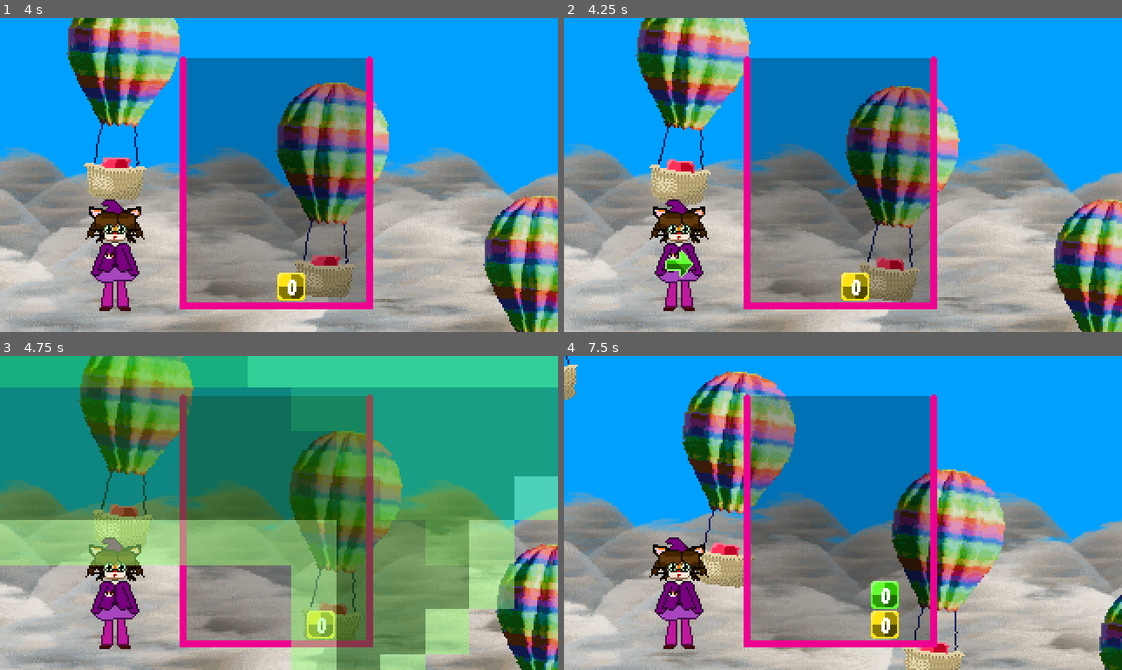
Above: before the commit, frames 1-4 (two rows, left to right).
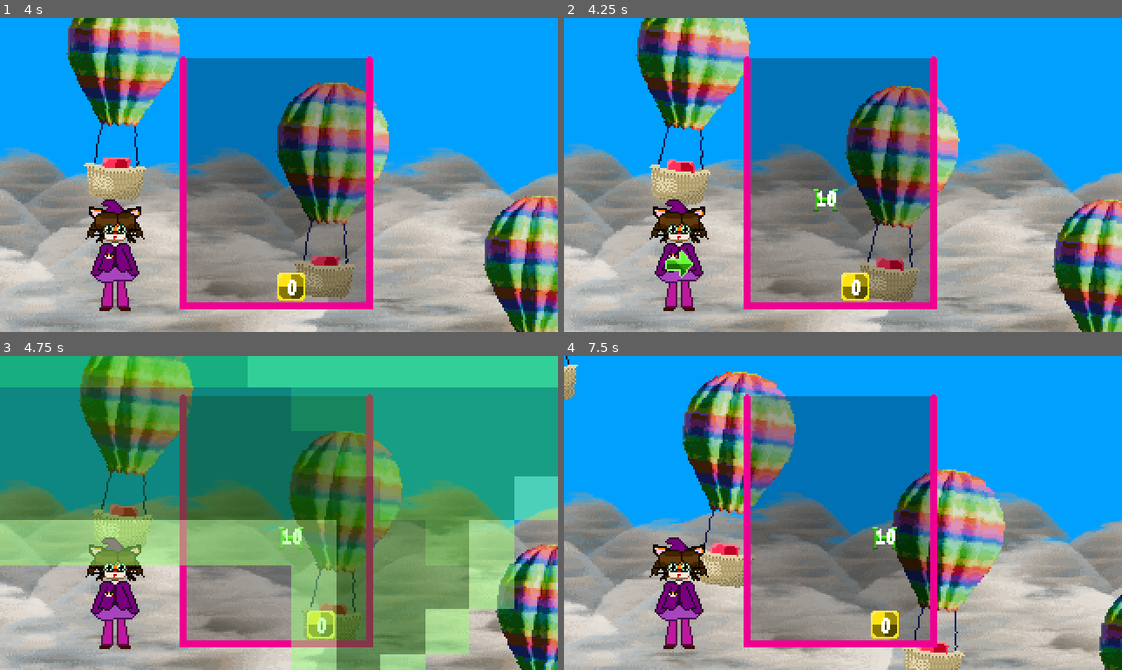
Above: after the commit, the same moments.

Repository: HuskyGameDev/2025f-team2
Game: Godot game, scene res://Scenes/TestScenes/MainMenu.tscn
The game is run twice, just before and just after one commit, with the same random seed, the same clock (stepped at 60 frames per second) and the same inputs.
Inputs:
- Up to frame 1 (4 s): click "Play Game" at 0.5 s; hold Right (right) 1.28-2.03 s; hold Z (release) 1.28-2.03 s; hold Down (down) 2.03-2.78 s; tap R (reroll) at 2.1, 3.6 s; hold Right (right) 2.78-3.53 s; hold Z (release) 2.78-3.53 s; hold Up (up) from 3.53 s (still down)
- Up to frame 2 (4.25 s): keep holding Up (up)
- Up to frame 3 (4.75 s): release Up (up) at 4.28 s; hold Left (left) from 4.28 s (still down); hold Z (release) from 4.28 s (still down)
- Up to frame 4 (7.5 s): release Z (release) at 5.03 s; tap R (reroll) at 5.1, 6.6 s; release Left (left) at 5.78 s; hold Down (down) 5.78-6.53 s; hold Z (release) 5.78-6.53 s; hold Right (right) 6.53-7.28 s; hold Up (up) from 7.28 s (still down); hold Z (release) from 7.28 s (still down)

Frame 1 is identical in both runs. In frame 2, 0.2% of the frame differs, in the area x 44-50%, y 54-62%; in frame 3, 0.2%; in frame 4, 0.6%, in the area x 55-60%, y 54-81%.

Commit message:
Enemy Merge (static and painter are buggy)

Diff:
--- a/Scripts/Gameplay/BoxHandler.gd
+++ b/Scripts/Gameplay/BoxHandler.gd
@@ -1,15 +1,13 @@
 extends Sprite2D
 class_name BoxHandler
 
-enum BlockColor{Green, Red, Yellow}
-
-enum BlockType{Block, Arrow, Indestructible, Enemy }
+enum BlockColor { Green, Red, Yellow }
+enum BlockType { Block, Arrow, Indestructible, Enemy }
 
 @export var palletes : Array[Material]
 
 var blockValue : int = 0
 var levelGrid : LevelGrid
-
 var bPosition : Vector2i
 
 var bColor : BlockColor = BlockColor.Green
@@ -18,30 +16,37 @@
 var placed : bool
 var floating : bool = true
 
+signal on_placed
+signal on_enemy_collide
+
 func _ready() -> void:
-	if palletes.is_empty():
-		push_error("BoxHandler: palletes array is empty!")
-		return
-
-	var safe_index: int = clamp(int(bColor), 0, palletes.size() - 1)
-	material = palletes[safe_index]
+	if palletes == null or palletes.size() == 0:
+		push_warning("BoxHandler: palletes is empty or null.")
+	else:
+		var safe_index: int = clamp(int(bColor), 0, palletes.size() - 1)
+		material = palletes[safe_index]
 	_updateBoxText()
 
 func _onFallTick():
 	if floating:
 		return
 	if bType == BlockType.Block:
-		if levelGrid.get_all_blocks_in_board().find(self) == -1:
-			print("father help "+ str(bColor) + " " + str(blockValue))
-		levelGrid.setPositionOfBlockOnBoard(self)
+		if levelGrid != null and levelGrid.get_all_blocks_in_board().find(self) == -1:
+			# debugging fallback
+			print("BoxHandler: not found in board list: color=", str(bColor), " value=", str(blockValue))
+		if levelGrid != null:
+			levelGrid.setPositionOfBlockOnBoard(self)
 		if blockValue >= 20:
-			var explo = $Explosion
-			remove_child(explo)
-			get_parent().add_child(explo)
-			explo.position = position
-			explo.emitting = true
-			levelGrid.explode(self)
-	if bPosition.y-1 >= 0:
+			if has_node("Explosion"):
+				var explo = $Explosion
+				if explo != null:
+					remove_child(explo)
+					get_parent().add_child(explo)
+					explo.position = position
+					explo.emitting = true
+			if levelGrid != null:
+				levelGrid.explode(self)
+	if bPosition.y - 1 >= 0 and levelGrid != null:
 		if levelGrid.blocks[bPosition.y-1][bPosition.x] == null:
 			placed = false
 		elif levelGrid.blocks[bPosition.y-1][bPosition.x] != null:
@@ -52,29 +57,27 @@
 	levelGrid.moveBlockDown(self, levelGrid.active_block == self)
 
 func _updateBoxText():
-	$Label.text = str(blockValue)
+	if has_node("Label"):
+		$Label.text = str(blockValue)
 
 func _set_color(col: int):
-	if palletes.is_empty():
-		push_error("BoxHandler: palletes array is empty!")
-		return
-
+	@warning_ignore("int_as_enum_without_cast")
 	bColor = col
-	var safe_index: int = clamp(int(bColor), 0, palletes.size() - 1)
-	if safe_index >= palletes.size():
-		push_error("BoxHandler: color index out of range (" + str(safe_index) + ")")
-		return
-
-	material = palletes[safe_index]
+	if palletes != null and palletes.size() > 0:
+		var safe_index: int = clamp(int(bColor), 0, palletes.size() - 1)
+		material = palletes[safe_index]
 
 func _addToBlock():
 	blockValue += 1
 	_updateBoxText()
 
 func mergeBox(downBlock:BoxHandler):
+	if downBlock == null:
+		return
 	downBlock.blockValue += blockValue
 	downBlock._updateBoxText()
-	levelGrid.blocks[bPosition.y][bPosition.x] = null
+	if levelGrid != null:
+		levelGrid.blocks[bPosition.y][bPosition.x] = null
 	queue_free()
 
 func moveDown(control : bool = true):
@@ -83,85 +86,93 @@
 		if control:
 			levelGrid.next_block()
 		return
-	if levelGrid.blocks[bPosition.y-1][bPosition.x] != null:
-		if levelGrid.blocks[bPosition.y-1][bPosition.x].bType == BlockType.Indestructible:
+
+	var below = levelGrid.blocks[bPosition.y - 1][bPosition.x]
+	if below != null:
+		# --- Enemy collision ---
+		if below.bType == BlockType.Enemy:
+			# call enemy collision logic (enemy will handle color check/damage)
+			if below.has_method("on_block_collision"):
+				below.on_block_collision(self)
+			# ensure this block is finalized so filler/next block can proceed
+			if has_signal("on_enemy_collide"):
+				emit_signal("on_enemy_collide")
+			await levelGrid.place_block(self)
+			if control:
+				levelGrid.next_block()
+			if has_signal("on_placed"):
+				emit_signal("on_placed")
+			return
+
+		# --- Indestructible handling ---
+		if below.bType == BlockType.Indestructible:
 			if control:
 				await levelGrid.place_block(self)
 				levelGrid.next_block()
-			return
-		elif levelGrid.blockCheck(levelGrid.blocks[bPosition.y][bPosition.x], levelGrid.blocks[bPosition.y-1][bPosition.x]):
-			levelGrid.mergeBlocks(levelGrid.blocks[bPosition.y][bPosition.x], levelGrid.blocks[bPosition.y-1][bPosition.x])
-			if control:
-				levelGrid.next_block()
+			if has_signal("on_placed"):
+				emit_signal("on_placed")
+			return
+
+		# --- Merge handling ---
+		elif levelGrid.blockCheck(levelGrid.blocks[bPosition.y][bPosition.x], below):
+			levelGrid.mergeBlocks(levelGrid.blocks[bPosition.y][bPosition.x], below)
+			if control:
+				levelGrid.next_block()
+			if has_signal("on_placed"):
+				emit_signal("on_placed")
+			return
+
+		# --- Normal stop ---
 		else:
 			if control:
 				await levelGrid.place_block(self)
 				levelGrid.next_block()
-		return
-	#move Block Downwards
-	if bType != BlockType.Arrow:
-		levelGrid.blocks[bPosition.y][bPosition.x] = null
-		bPosition.y -= 1
-		levelGrid.blocks[bPosition.y][bPosition.x] = self
-		levelGrid.setPositionOfBlockOnBoard(self)
-		return
-	else:
-		bPosition.y -= 1
-		levelGrid.setPositionOfBlockOnBoard(self)
-		return
-
+			if has_signal("on_placed"):
+				emit_signal("on_placed")
+			return
+
+	# --- Move Down if empty ---
+	levelGrid.blocks[bPosition.y][bPosition.x] = null
+	bPosition.y -= 1
+	levelGrid.blocks[bPosition.y][bPosition.x] = self
+	levelGrid.setPositionOfBlockOnBoard(self)
+	await get_tree().create_timer(0.25).timeout
+	if levelGrid.blocks[bPosition.y - 1][bPosition.x] == null:
+		placed = false
 
 func moveLeft(merge : bool = false):
 	if (bPosition.x - 1) < 0:
 		return
-	if levelGrid.blocks[bPosition.y][bPosition.x-1] != null:
+	if levelGrid.blocks[bPosition.y][bPosition.x - 1] != null:
 		if merge:
-			if levelGrid.blocks[bPosition.y][bPosition.x-1].bType == BlockType.Indestructible:
+			if levelGrid.blocks[bPosition.y][bPosition.x - 1].bType == BlockType.Indestructible:
 				return
-			if levelGrid.blockCheck(levelGrid.blocks[bPosition.y][bPosition.x], levelGrid.blocks[bPosition.y][bPosition.x-1]):
-				levelGrid.mergeBlocks(levelGrid.blocks[bPosition.y][bPosition.x], levelGrid.blocks[bPosition.y][bPosition.x-1])
-			return
-		else:
-			return
-	#move Block Left
-	if bType != BlockType.Arrow:
-		levelGrid.blocks[bPosition.y][bPosition.x] = null
-		bPosition.x -= 1
-		levelGrid.blocks[bPosition.y][bPosition.x] = self
-		levelGrid.setPositionOfBlockOnBoard(self)
-		return
-	else:
-		bPosition.x -= 1
-		levelGrid.setPositionOfBlockOnBoard(self)
-		return
+			if levelGrid.blockCheck(levelGrid.blocks[bPosition.y][bPosition.x], levelGrid.blocks[bPosition.y][bPosition.x - 1]):
+				levelGrid.mergeBlocks(levelGrid.blocks[bPosition.y][bPosition.x], levelGrid.blocks[bPosition.y][bPosition.x - 1])
+		return
+	levelGrid.blocks[bPosition.y][bPosition.x] = null
+	bPosition.x -= 1
+	levelGrid.blocks[bPosition.y][bPosition.x] = self
+	levelGrid.setPositionOfBlockOnBoard(self)
 
 func moveRight(merge : bool = false):
 	if (bPosition.x + 1) > levelGrid.grid_size.x - 1:
 		return
-	if levelGrid.blocks[bPosition.y][bPosition.x+1] != null:
+	if levelGrid.blocks[bPosition.y][bPosition.x + 1] != null:
 		if merge:
-			if levelGrid.blocks[bPosition.y][bPosition.x+1].bType == BlockType.Indestructible:
+			if levelGrid.blocks[bPosition.y][bPosition.x + 1].bType == BlockType.Indestructible:
 				return
-			if levelGrid.blockCheck(levelGrid.blocks[bPosition.y][bPosition.x], levelGrid.blocks[bPosition.y][bPosition.x+1]):
-				levelGrid.mergeBlocks(levelGrid.blocks[bPosition.y][bPosition.x], levelGrid.blocks[bPosition.y][bPosition.x+1])
-			return
-		else:
-			return
-	#move Block Right
-	if bType != BlockType.Arrow:
-		levelGrid.blocks[bPosition.y][bPosition.x] = null
-		bPosition.x += 1
-		levelGrid.blocks[bPosition.y][bPosition.x] = self
-		levelGrid.setPositionOfBlockOnBoard(self)
-		return
-	else:
-		bPosition.x += 1
-		levelGrid.setPositionOfBlockOnBoard(self)
-		return
+			if levelGrid.blockCheck(levelGrid.blocks[bPosition.y][bPosition.x], levelGrid.blocks[bPosition.y][bPosition.x + 1]):
+				levelGrid.mergeBlocks(levelGrid.blocks[bPosition.y][bPosition.x], levelGrid.blocks[bPosition.y][bPosition.x + 1])
+		return
+	levelGrid.blocks[bPosition.y][bPosition.x] = null
+	bPosition.x += 1
+	levelGrid.blocks[bPosition.y][bPosition.x] = self
+	levelGrid.setPositionOfBlockOnBoard(self)
 
 func hardDrop():
-	var y =  bPosition.y
-	while(y >= 0):
+	var y = bPosition.y
+	while y >= 0:
 		if y == 0:
 			levelGrid.blocks[bPosition.y][bPosition.x] = null
 			bPosition.y = y
@@ -169,35 +180,56 @@
 			levelGrid.setPositionOfBlockOnBoard(self)
 			await levelGrid.place_block(self)
 			levelGrid.next_block()
-			return
-		if (levelGrid.blocks[y-1][bPosition.x] == null):
+			emit_signal("on_placed")
+			return
+		if (levelGrid.blocks[y - 1][bPosition.x] == null):
 			y -= 1
-		elif levelGrid.blocks[y-1][bPosition.x].bType == BlockType.Arrow:
+			continue
+		if levelGrid.blocks[y - 1][bPosition.x].bType == BlockType.Arrow:
 			y -= 1
-		elif levelGrid.blocks[y-1][bPosition.x].bType == BlockType.Indestructible:
+			continue
+		if levelGrid.blocks[y - 1][bPosition.x].bType == BlockType.Indestructible:
 			levelGrid.blocks[bPosition.y][bPosition.x] = null
 			bPosition.y = y
 			levelGrid.blocks[bPosition.y][bPosition.x] = self
 			levelGrid.setPositionOfBlockOnBoard(self)
 			await levelGrid.place_block(self)
 			levelGrid.next_block()
+			emit_signal("on_placed")
+			return
+		if levelGrid.blocks[y - 1][bPosition.x].bType == BlockType.Enemy:
+			var enemy = levelGrid.blocks[y - 1][bPosition.x]
+			if enemy.has_method("on_block_collision"):
+				enemy.on_block_collision(self)
+			emit_signal("on_enemy_collide")
+			await levelGrid.place_block(self)
+			levelGrid.next_block()
+			emit_signal("on_placed")
+			return
+		# merge or place at landing spot
+		if levelGrid.blockCheck(levelGrid.blocks[bPosition.y][bPosition.x], levelGrid.blocks[y - 1][bPosition.x]):
+			levelGrid.mergeBlocks(levelGrid.blocks[bPosition.y][bPosition.x], levelGrid.blocks[y - 1][bPosition.x])
+			levelGrid.next_block()
+			emit_signal("on_placed")
 			return
 		else:
-			if levelGrid.blockCheck(levelGrid.blocks[bPosition.y][bPosition.x], levelGrid.blocks[y-1][bPosition.x]):
-				levelGrid.mergeBlocks(levelGrid.blocks[bPosition.y][bPosition.x], levelGrid.blocks[y-1][bPosition.x])
-				levelGrid.next_block()
-				return
-			else:
-				levelGrid.blocks[bPosition.y][bPosition.x] = null
-				bPosition.y = y
-				levelGrid.blocks[bPosition.y][bPosition.x] = self
-				levelGrid.setPositionOfBlockOnBoard(self)
-				await levelGrid.place_block(self)
-				levelGrid.next_block()
-				return
+			levelGrid.blocks[bPosition.y][bPosition.x] = null
+			bPosition.y = y
+			levelGrid.blocks[bPosition.y][bPosition.x] = self
+			levelGrid.setPositionOfBlockOnBoard(self)
+			await levelGrid.place_block(self)
+			levelGrid.next_block()
+			emit_signal("on_placed")
+			return
+
+func _safe_remove_from_grid():
+	if levelGrid != null:
+		levelGrid.blocks[bPosition.y][bPosition.x] = null
+	call_deferred("queue_free")
 
 func placeBlock():
 	placed = true
+	emit_signal("on_placed")
 
 func onAdd():
 	placed = false
--- a/Scripts/Gameplay/EnemyHandler.gd
+++ b/Scripts/Gameplay/EnemyHandler.gd
@@ -8,15 +8,22 @@
 
 var health: int = 0
 var action_timer: Timer
-@export var color_index: int = 0  # block color
+
+# Use the shared palletes from BoxHandler (palletes)
+@export var color_index: int = 0
 
 func _init() -> void:
+	# mark as enemy block so other systems know
 	bType = BlockType.Enemy
 	placed = true
 	floating = false
 
 func _ready() -> void:
-	# just setup the timer here
+	# pick health randomly if not already set
+	health = randi_range(min_health, max_health)
+	_update_label()
+
+	# setup action timer (enemies act periodically)
 	action_timer = Timer.new()
 	action_timer.one_shot = false
 	action_timer.wait_time = randf_range(action_min_seconds, action_max_seconds)
@@ -24,10 +31,22 @@
 	add_child(action_timer)
 	action_timer.start()
 
+	# ensure palette color applied if palletes present
+	if palletes != null and palletes.size() > 0:
+		var safe_idx = clamp(color_index, 0, palletes.size() - 1)
+		material = palletes[safe_idx]
+
+	# register in the grid if assigned already
+	if levelGrid != null and bPosition != null:
+		if bPosition.y >= 0 and bPosition.y < levelGrid.grid_size.y and bPosition.x >= 0 and bPosition.x < levelGrid.grid_size.x:
+			levelGrid.blocks[bPosition.y][bPosition.x] = self
+			levelGrid.setPositionOfBlockOnBoard(self)
+
 func _on_action_timer_timeout() -> void:
 	on_enemy_turn()
 
 func on_enemy_turn() -> void:
+	# default does nothing — subclasses override
 	pass
 
 func _update_label() -> void:
@@ -38,37 +57,85 @@
 	health -= dmg
 	_update_label()
 	if health <= 0:
-		if levelGrid != null and bPosition != null:
+		_remove_self_from_grid()
+
+func _remove_self_from_grid() -> void:
+	if levelGrid != null and bPosition != null:
+		if bPosition.y >= 0 and bPosition.y < levelGrid.grid_size.y and bPosition.x >= 0 and bPosition.x < levelGrid.grid_size.x:
 			if levelGrid.blocks[bPosition.y][bPosition.x] == self:
 				levelGrid.blocks[bPosition.y][bPosition.x] = null
-		queue_free()
+	call_deferred("queue_free")
 
 func _set_color(index: int) -> void:
 	color_index = index
-	if palletes.size() == 0:
-		push_warning("No palette assigned to enemy!")
+	if palletes == null or palletes.size() == 0:
+		push_warning("EnemyHandler: palletes not set.")
 		return
-	if index < 0 or index >= palletes.size():
-		index = 0
-	material = palletes[index]
+	var safe = clamp(index, 0, palletes.size() - 1)
+	material = palletes[safe]
 
-# Spawn in the grid
+# Called by LevelManager (or LevelGrid) to place enemy in grid and choose color
 func spawn_in_grid(grid: LevelGrid, pos: Vector2i, col_idx: int = -1) -> void:
 	if grid == null:
 		push_error("spawn_in_grid: grid is null")
 		return
-
 	levelGrid = grid
 
-	if col_idx == -1:
-		col_idx = randi_range(0, palletes.size()-1)
-	color_index = col_idx
-	_set_color(color_index)
+	# choose color if not specified
+	if palletes == null or palletes.size() == 0:
+		# try to safely pull palletes from the block scene if possible
+		if grid.block_node != null:
+			var tmp = grid.block_node.instantiate()
+			if "palletes" in tmp:
+				palletes = tmp.palletes
+			if is_instance_valid(tmp):
+				tmp.queue_free()
+
+	if col_idx == -1 and palletes != null and palletes.size() > 0:
+		col_idx = randi_range(0, palletes.size() - 1)
+	elif col_idx == -1:
+		col_idx = 0
+
+	_set_color(col_idx)
 
 	bPosition = pos
-	grid.blocks[bPosition.y][bPosition.x] = self
-	grid.setPositionOfBlockOnBoard(self)
+	placed = true
+	floating = false
 
-	# random health
+	# register and set transform
+	if bPosition.y >= 0 and bPosition.y < grid.grid_size.y and bPosition.x >= 0 and bPosition.x < grid.grid_size.x:
+		grid.blocks[bPosition.y][bPosition.x] = self
+		grid.setPositionOfBlockOnBoard(self)
+
+	# randomize health on spawn
 	health = randi_range(min_health, max_health)
 	_update_label()
+
+# Called by BoxHandler when a block collides with this enemy
+func on_block_collision(block: BoxHandler) -> void:
+	if block == null or not is_instance_valid(block):
+		return
+
+	# If colors don't match, do nothing special - BoxHandler will place the block as usual.
+	if block.bColor != int(color_index):
+		return
+
+	# same-color interaction: exchange damage similar to earlier branch logic.
+	var block_val : int = block.blockValue
+	if block_val == null:
+		return
+
+	if block_val > health:
+		# block survives with reduced value
+		block.blockValue = block_val - health
+		block._updateBoxText()
+		_remove_self_from_grid()
+	elif block_val < health:
+		# enemy takes damage and survives; block is removed
+		health -= block_val
+		_update_label()
+		block._safe_remove_from_grid()
+	else:
+		# equal -> both removed
+		block._safe_remove_from_grid()
+		_remove_self_from_grid()
--- a/Scripts/Gameplay/FloaterEnemy.gd
+++ b/Scripts/Gameplay/FloaterEnemy.gd
@@ -1,12 +1,22 @@
 extends EnemyHandler
 class_name FloaterEnemy
 
-func on_enemy_turn():
+func _ready() -> void:
+	super._ready()
+	# Ensure enemy sprite shows up properly
+	if palletes.size() > 0:
+		_set_color(color_index)
+	modulate = Color(1, 1, 1, 1)
+	visible = true
+
+func on_enemy_turn() -> void:
 	if levelGrid == null:
 		return
 
 	var dir = -1 if randf() < 0.5 else 1
-	var new_x = clamp(bPosition.x + dir, 0, levelGrid.grid_size.x-1)
+	var new_x = clamp(bPosition.x + dir, 0, levelGrid.grid_size.x - 1)
+
+	# only move if space is empty
 	if levelGrid.blocks[bPosition.y][new_x] == null:
 		levelGrid.blocks[bPosition.y][bPosition.x] = null
 		bPosition.x = new_x
--- a/Scripts/Gameplay/LevelGrid.gd
+++ b/Scripts/Gameplay/LevelGrid.gd
@@ -182,3 +182,11 @@
 	if block == null:
 		return false
 	return true
+
+func damage_enemies_at(pos: Vector2i, color_index: int, amount: int = 1):
+	if !has_node("Enemies"):
+		return
+	var enemies_node = get_node("Enemies")
+	for e in enemies_node.get_children():
+		if e is EnemyHandler and e.grid_pos == pos:
+			e.take_damage(amount, color_index)
--- a/Scripts/Gameplay/LevelManager.gd
+++ b/Scripts/Gameplay/LevelManager.gd
@@ -84,14 +84,54 @@
 		2: enemy_scene = painter_enemy_node
 
 	var enemy: EnemyHandler = enemy_scene.instantiate()
-	enemy.levelGrid = boxGrid
-	enemy.palletes = boxGrid.block_node.instantiate().palletes  # just grab palette for coloring
+	if enemy == null:
+		push_error("Failed to instantiate enemy scene.")
+		return
 
-	add_child(enemy)
+	# Ensure palletes from boxGrid
+	if boxGrid != null and boxGrid.block_node != null:
+		var sample = boxGrid.block_node.instantiate()
+		if sample != null and "palletes" in sample:
+			enemy.palletes = sample.palletes
+		if is_instance_valid(sample):
+			sample.queue_free()
 
-	# Spawn somewhere in the grid — no fancy height logic yet
+	# --- Determine spawn location ---
 	var spawn_col = randi_range(0, boxGrid.grid_size.x - 1)
-	var spawn_row = randi_range(0, boxGrid.grid_size.y - 1)
+	var spawn_row = 0
 
-	enemy.spawn_in_grid(boxGrid, Vector2i(spawn_col, spawn_row))
-	boxGrid.setPositionOfBlockOnBoard(enemy)  # ensure sprite matches grid
+	match enemy_type:
+		0: # Static - spawn visually near bottom (numerically high y)
+			for row in range(boxGrid.grid_size.y - 1, -1, -1):
+				if boxGrid.blocks[row][spawn_col] == null:
+					spawn_row = row
+					break
+		1: # Floater - spawn higher up
+			var attempts = 0
+			spawn_row = randi_range(0, int(boxGrid.grid_size.y * 0.4))
+			while attempts < 30 and boxGrid.blocks[spawn_row][spawn_col] != null:
+				spawn_col = randi_range(0, boxGrid.grid_size.x - 1)
+				spawn_row = randi_range(0, int(boxGrid.grid_size.y * 0.4))
+				attempts += 1
+			spawn_row = clamp(spawn_row, 0, boxGrid.grid_size.y - 1)
+		2: # Painter - also spawn visually near bottom
+			for row in range(boxGrid.grid_size.y - 1, -1, -1):
+				if boxGrid.blocks[row][spawn_col] == null:
+					spawn_row = row
+					break
+
+	spawn_col = clamp(spawn_col, 0, boxGrid.grid_size.x - 1)
+	spawn_row = clamp(spawn_row, 0, boxGrid.grid_size.y - 1)
+
+	# --- Random color selection ---
+	var color_index: int
+	if enemy.palletes.size() > 0:
+		color_index = randi_range(0, enemy.palletes.size() - 1)
+	else:
+		color_index = randi_range(0, 2)  # fallback: 0–2
+
+	# Add enemy to the grid
+	boxGrid.add_child(enemy)
+
+	# Spawn into grid
+	enemy.spawn_in_grid(boxGrid, Vector2i(spawn_col, spawn_row), color_index)
--- a/Scripts/Gameplay/PainterEnemy.gd
+++ b/Scripts/Gameplay/PainterEnemy.gd
@@ -1,23 +1,26 @@
 extends EnemyHandler
 class_name PainterEnemy
 
-func on_enemy_turn():
+func on_enemy_turn() -> void:
 	if levelGrid == null:
 		return
 
-	# paint neighbors
+	# paint neighbors (use safe typing)
 	var dirs = [Vector2i(1,0), Vector2i(-1,0), Vector2i(0,1), Vector2i(0,-1)]
 	for d in dirs:
 		var nx: int = bPosition.x + d.x
 		var ny: int = bPosition.y + d.y
 		if nx >= 0 and nx < levelGrid.grid_size.x and ny >= 0 and ny < levelGrid.grid_size.y:
-			var neighbor: BoxHandler = levelGrid.blocks[ny][nx]
+			var neighbor = levelGrid.blocks[ny][nx]
 			if neighbor != null and neighbor.bType == BlockType.Block:
-				neighbor._set_color(randi_range(0, neighbor.palletes.size()-1))
+				# choose a random valid palette index on the neighbor
+				if neighbor.palletes != null and neighbor.palletes.size() > 0:
+					var idx = randi_range(0, neighbor.palletes.size() - 1)
+					neighbor._set_color(idx)
 
-	# move left/right like Floater
+	# attempt move left or right after painting
 	var dir = -1 if randf() < 0.5 else 1
-	var new_x = clamp(bPosition.x + dir, 0, levelGrid.grid_size.x-1)
+	var new_x = clamp(bPosition.x + dir, 0, levelGrid.grid_size.x - 1)
 	if levelGrid.blocks[bPosition.y][new_x] == null:
 		levelGrid.blocks[bPosition.y][bPosition.x] = null
 		bPosition.x = new_x
--- a/Scripts/Gameplay/StaticEnemy.gd
+++ b/Scripts/Gameplay/StaticEnemy.gd
@@ -1,6 +1,6 @@
 extends EnemyHandler
 class_name StaticEnemy
 
-func on_enemy_turn():
-	# Does nothing, just blocks the grid
+func on_enemy_turn() -> void:
+	# static enemy does nothing, it just occupies the grid cell
 	pass
